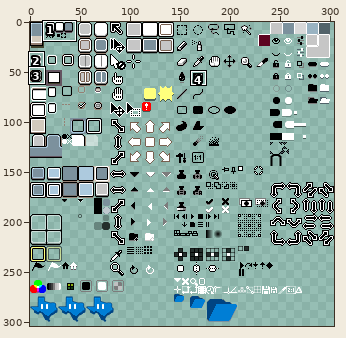
Two versions of one sprite sheet, data/extensions/aseprite-theme/sheet.png. The picture above shows the old version from afar; the outline marks the close-up.
Close-up. Old version:
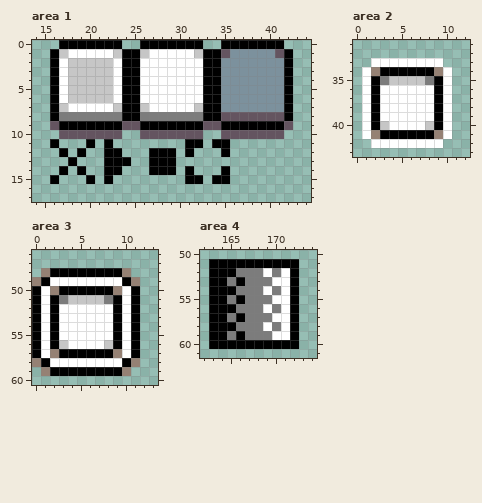
The file is 304x304 pixels. Pixels under 10% opacity are left out. Colours within 5 levels of each other are drawn and written as one. Shown: area 1: x 14..44, y 0..17; area 2: x 0..12, y 31..43; area 3: x 0..13, y 46..60; area 4: x 162..174, y 50..61. The commit also changed other parts of the picture, which this record leaves out.
After the commit:
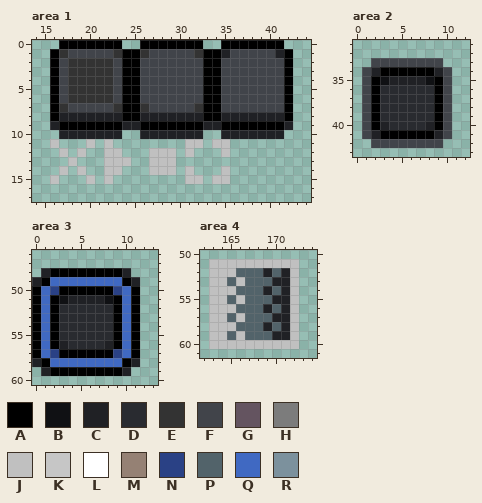
Palette (. is transparent): A #000000  B #101114  C #202125  D #292b30  E #333333  F #41444a  G #645460  H #7c7c7c  J #c0c0c0  K #c6c6c6  L #ffffff  M #958174  N #2a4185  P #52636a  Q #4069c2  R #7c919d
What changed:
Area 1:
Colour C replaces colour G in row 1 at x 35 and 41; in row 8 at x 35 to 41; in row 9 at x 16, 24 to 25, 33 to 34 and 42; in row 10 at x 17 to 23, 26 to 32 and 35 to 41.
Colour C replaces colour H in row 8 at x 17 to 23 and 26 to 32.
Colour E replaces colour K in row 1 at x 17, 23, 26 and 32; in rows 2 to 6 at x 18 to 22; in row 7 at x 17, 23, 26 and 32.
Colour F replaces colour L in row 1 at x 18 to 22 and 27 to 31; in rows 2 to 6 at x 17, 23 and 26 to 32; in row 7 at x 18 to 22 and 27 to 31.
Colour F replaces colour R in row 1 at x 36 to 40; in rows 2 to 7 at x 35 to 41.
Colour J replaces colour A in row 11 at x 16, 20, 22, 31 to 32 and 34 to 35; in row 12 at x 17, 19, 22 to 23, 27 to 29, 31 and 35; in row 13 at x 18, 22 to 24 and 27 to 29; in row 14 at x 17, 19, 22 to 23, 27 to 29, 31 and 35; in row 15 at x 16, 20, 22, 31 to 32 and 34 to 35.
Area 2:
Colour B replaces colour H in row 35 at x 3 and 8.
Colour C replaces colour K in row 35 at x 4 to 7; in row 40 at x 3 and 8.
Colour C replaces colour M in row 34 at x 2 and 9; in row 41 at x 2 and 9.
Colour D replaces colour L in rows 36 to 39 at x 3 to 8; in row 40 at x 4 to 7.
Colour F replaces colour L in row 33 at x 2 to 9; in rows 34 to 41 at x 1 and 10; in row 42 at x 2 to 9.
Area 3:
Colour B replaces colour H in row 51 at x 3 and 8.
Colour C replaces colour K in row 51 at x 4 to 7; in row 56 at x 3 and 8.
Colour C replaces colour M in row 48 at x 1 and 10; in row 49 at x 0 and 11; in row 58 at x 0 and 11; in row 59 at x 1 and 10.
Colour D replaces colour L in rows 52 to 55 at x 3 to 8; in row 56 at x 4 to 7.
Colour N replaces colour M in row 50 at x 2 and 9; in row 57 at x 2 and 9.
Colour Q replaces colour L in row 49 at x 2 to 9; in rows 50 to 57 at x 1 and 10; in row 58 at x 2 to 9.
Area 4:
Colour C replaces colour L in row 52 at x 169 and 171; in row 53 at x 170 to 171; in row 54 at x 169 and 171; in row 55 at x 170 to 171; in row 56 at x 169 and 171; in row 57 at x 170 to 171.
Colour C replaces colour L in row 58 at x 169 and 171; in row 59 at x 170 to 171.
Colour J replaces colour A in row 51 at x 163 to 172; in row 52 at x 163 to 165 and 172; in row 53 at x 163 to 164, 166 and 172; in row 54 at x 163 to 165 and 172; in row 55 at x 163 to 164, 166 and 172; in row 56 at x 163 to 165 and 172.
Colour J replaces colour A in row 57 at x 163 to 164, 166 and 172; in row 58 at x 163 to 165 and 172; in row 59 at x 163 to 164, 166 and 172; in row 60 at x 163 to 172.
Colour P replaces colour H in row 52 at x 166 to 168 and 170; in row 53 at x 165 and 167 to 169; in row 54 at x 166 to 168 and 170; in row 55 at x 165 and 167 to 169; in row 56 at x 166 to 168 and 170; in row 57 at x 165 and 167 to 169.
Colour P replaces colour H in row 58 at x 166 to 168 and 170; in row 59 at x 165 and 167 to 169.
Changed places in both close-ups, as pixel boxes (x1, y1, x2, y2):
changed: (50, 49, 293, 184)
changed: (362, 58, 452, 148)
changed: (32, 268, 140, 376)
changed: (209, 259, 299, 349)
